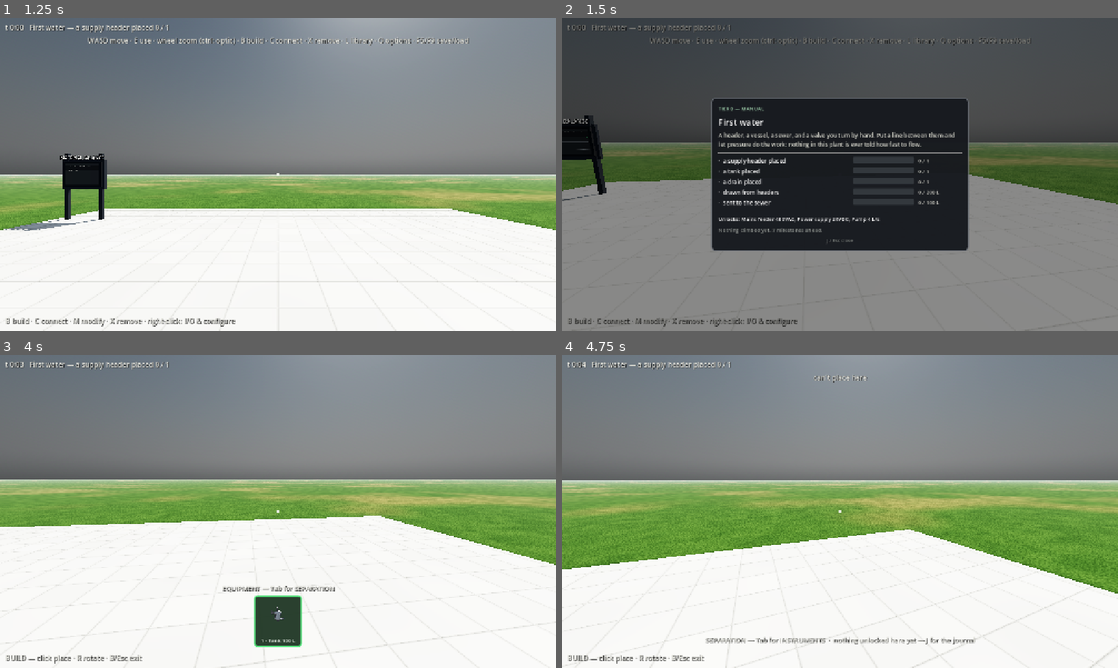
Above: before the commit, frames 1-4 (two rows, left to right).
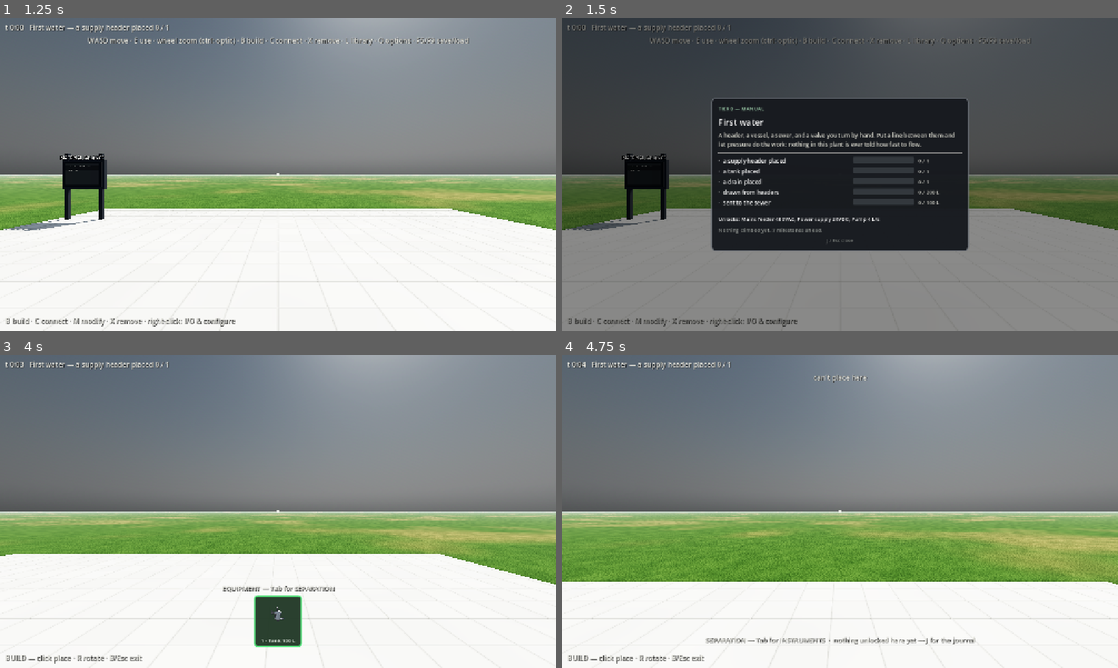
Above: after the commit, the same moments.

Repository: whharris917/flowstate
Game: Godot game, scene res://world/menu_probe.tscn
The game is run twice, just before and just after one commit, with the same random seed, the same clock (stepped at 60 frames per second) and the same inputs. This scene is started directly instead of the project's main scene. Sound files missing from this copy of the repository are replaced by a short silence.
Inputs (mouse positions are in pixels of both pictures, inside the frame that each line leads up to):
- Up to frame 1 (1.25 s): click "CAMPAIGN Bare ground and a la…" at 0.5 s
- Up to frame 2 (1.5 s): tap Enter at 1.25 s; move the mouse to (867, 174) at 1.27 s; hold W (move_forward) from 1.28 s (still down); hold J (journal) from 1.28 s (still down); click (867, 174) at 1.42 s
- Up to frame 3 (4 s): tap L (library) at 1.55, 3.8 s; release W (move_forward) at 2 s; release J (journal) at 2 s; tap Space at 2, 3.5 s; drag from (166, 527) to (250, 574) at 2.02 s; tap Enter at 2.75 s; move the mouse to (333, 442) at 2.77 s; press the mouse at (333, 442) at 2.78 s; hold D (move_right) 2.78-3.53 s; tap J (journal) at 3.05 s; move the mouse to (272, 517) at 3.52 s; release the mouse at (272, 517) at 3.53 s; hold W (move_forward) from 3.53 s (still down); tap B (build_mode) at 3.6 s; click (272, 517) at 3.67 s
- Up to frame 4 (4.75 s): keep holding W (move_forward); move the mouse to (878, 514) at 4.27 s; hold Tab (catalog_page) from 4.28 s (still down); click (878, 514) at 4.55 s

Frame 1 is identical in both runs. In frame 2, 12% of the frame differs, in the area x 0-100%, y 31-68%; in frame 3, 26%; in frame 4, 31%, in the area x 0-100%, y 0-100%.

Commit message:
Probes never capture the mouse
Every mouse capture goes through MouseMode.capture(); each probe sets
MouseMode.probe before it instantiates a world, so a test window no
longer takes the cursor while someone is working (director,
2026-09-12). Play is unchanged: the first-person look still captures
and panels still release.

Co-Authored-By: Claude Fable 5.1 <noreply@anthropic.com>

Diff:
--- a/game/player/build_controller.gd
+++ b/game/player/build_controller.gd
@@ -1030,7 +1030,7 @@
 		_edit_cam.queue_free()
 		_edit_cam = null
 		player.input_locked = false
-		Input.mouse_mode = Input.MOUSE_MODE_CAPTURED
+		MouseMode.capture()
 
 
 ## The ray under the pointer, from the edit camera: [origin, direction].
--- /dev/null
+++ b/game/player/mouse_mode.gd
@@ -0,0 +1,23 @@
+class_name MouseMode
+## The one place the mouse is captured. Play captures it for the
+## first-person look and releases it for panels; a probe never
+## captures it at all (director, 2026-09-12: a test window that grabs
+## the cursor while someone is working is a nuisance), so every probe
+## sets `probe = true` before it instantiates a world.
+
+static var probe := false
+
+
+static func capture() -> void:
+	Input.mouse_mode = Input.MOUSE_MODE_VISIBLE if probe else Input.MOUSE_MODE_CAPTURED
+
+
+static func release() -> void:
+	Input.mouse_mode = Input.MOUSE_MODE_VISIBLE
+
+
+static func set_captured(on: bool) -> void:
+	if on:
+		capture()
+	else:
+		release()
--- a/game/player/player.gd
+++ b/game/player/player.gd
@@ -50,7 +50,7 @@
 	# World (1) + interact volumes (4) + routed runs (8); connect mode
 	# adds port markers (2).
 	ray.collision_mask = 1 | 4 | 8
-	Input.mouse_mode = Input.MOUSE_MODE_CAPTURED
+	MouseMode.capture()
 	_build_body()
 	for i in range(1, 5):
 		_step_streams.append(load("res://audio/step_%d.wav" % i))
@@ -102,7 +102,7 @@
 	elif event is InputEventMouseButton and (event as InputEventMouseButton).pressed \
 			and (event as InputEventMouseButton).button_index == MOUSE_BUTTON_LEFT \
 			and Input.mouse_mode != Input.MOUSE_MODE_CAPTURED:
-		Input.mouse_mode = Input.MOUSE_MODE_CAPTURED
+		MouseMode.capture()
 	elif event.is_action_pressed("ui_cancel"):
 		Input.mouse_mode = Input.MOUSE_MODE_VISIBLE
 	elif event.is_action_pressed("interact"):
--- a/game/ui/cabinet_editor.gd
+++ b/game/ui/cabinet_editor.gd
@@ -136,7 +136,7 @@
 func close_panel() -> void:
 	visible = false
 	_plant = null
-	Input.mouse_mode = Input.MOUSE_MODE_CAPTURED
+	MouseMode.capture()
 
 
 func _unhandled_input(event: InputEvent) -> void:
--- a/game/ui/device_menu.gd
+++ b/game/ui/device_menu.gd
@@ -240,7 +240,7 @@
 	visible = false
 	_plant = null
 	_note.add_theme_color_override("font_color", Color(0.75, 0.75, 0.72))
-	Input.mouse_mode = Input.MOUSE_MODE_CAPTURED
+	MouseMode.capture()
 
 
 func _unhandled_input(event: InputEvent) -> void:
--- a/game/ui/ladder_panel.gd
+++ b/game/ui/ladder_panel.gd
@@ -108,7 +108,7 @@
 	if plant != null and plant.cabinet_editor != null:
 		plant.cabinet_editor.open(plant, cab)
 	else:
-		Input.mouse_mode = Input.MOUSE_MODE_CAPTURED
+		MouseMode.capture()
 
 
 func _unhandled_input(event: InputEvent) -> void:
--- a/game/ui/library_panel.gd
+++ b/game/ui/library_panel.gd
@@ -89,7 +89,7 @@
 	var world := get_tree().current_scene as WorldBase
 	if world != null and world.player != null:
 		world.player.input_locked = false
-		Input.mouse_mode = Input.MOUSE_MODE_CAPTURED
+		MouseMode.capture()
 
 
 func _unhandled_input(event: InputEvent) -> void:
--- a/game/ui/run_config.gd
+++ b/game/ui/run_config.gd
@@ -148,7 +148,7 @@
 
 func close() -> void:
 	visible = false
-	Input.mouse_mode = Input.MOUSE_MODE_CAPTURED
+	MouseMode.capture()
 
 
 func _unhandled_input(event: InputEvent) -> void:
--- a/game/world/cabinet_probe.gd
+++ b/game/world/cabinet_probe.gd
@@ -8,6 +8,7 @@
 
 
 func _ready() -> void:
+	MouseMode.probe = true
 	var world: Node = (load("res://world/sandbox.tscn") as PackedScene).instantiate()
 	add_child(world)
 	_run(world)
--- a/game/world/campaign_probe.gd
+++ b/game/world/campaign_probe.gd
@@ -5,6 +5,7 @@
 
 
 func _ready() -> void:
+	MouseMode.probe = true
 	var world: Node = (load("res://world/campaign.tscn") as PackedScene).instantiate()
 	add_child(world)
 	_run()
--- a/game/world/hud_probe.gd
+++ b/game/world/hud_probe.gd
@@ -6,6 +6,7 @@
 
 
 func _ready() -> void:
+	MouseMode.probe = true
 	var world: Node = (load("res://world/sandbox.tscn") as PackedScene).instantiate()
 	add_child(world)
 	_run()
--- a/game/world/library_probe.gd
+++ b/game/world/library_probe.gd
@@ -7,6 +7,7 @@
 
 
 func _ready() -> void:
+	MouseMode.probe = true
 	var world: Node = (load("res://world/sandbox.tscn") as PackedScene).instantiate()
 	add_child(world)
 	_run(world)
--- a/game/world/menu_probe.gd
+++ b/game/world/menu_probe.gd
@@ -4,6 +4,7 @@
 
 
 func _ready() -> void:
+	MouseMode.probe = true
 	add_child((load("res://world/menu.tscn") as PackedScene).instantiate())
 	_run()
 
--- a/game/world/showcase_probe.gd
+++ b/game/world/showcase_probe.gd
@@ -6,6 +6,7 @@
 
 
 func _ready() -> void:
+	MouseMode.probe = true
 	var world: Node = (load("res://world/sandbox.tscn") as PackedScene).instantiate()
 	add_child(world)
 	_run(world)
--- a/game/world/support_probe.gd
+++ b/game/world/support_probe.gd
@@ -6,6 +6,7 @@
 
 
 func _ready() -> void:
+	MouseMode.probe = true
 	var world: Node = (load("res://world/sandbox.tscn") as PackedScene).instantiate()
 	add_child(world)
 	_run(world)
--- a/game/world/world_base.gd
+++ b/game/world/world_base.gd
@@ -222,20 +222,17 @@
 		# The panel owns the screen while it is up: free the mouse so the
 		# page can be read, and stop the player walking off behind it.
 		player.input_locked = library.visible
-		Input.mouse_mode = Input.MOUSE_MODE_VISIBLE if library.visible \
-			else Input.MOUSE_MODE_CAPTURED
+		MouseMode.set_captured(not library.visible)
 	elif event.is_action_pressed("journal") and campaign != null:
 		journal.toggle()
 		if journal.visible:
 			journal.refresh(campaign, plant)
 		player.input_locked = journal.visible
-		Input.mouse_mode = Input.MOUSE_MODE_VISIBLE if journal.visible \
-			else Input.MOUSE_MODE_CAPTURED
+		MouseMode.set_captured(not journal.visible)
 	elif event.is_action_pressed("options"):
 		settings.toggle()
 		player.input_locked = settings.visible
-		Input.mouse_mode = Input.MOUSE_MODE_VISIBLE if settings.visible \
-			else Input.MOUSE_MODE_CAPTURED
+		MouseMode.set_captured(not settings.visible)
 	elif event.is_action_pressed("quicksave"):
 		hud.toast("saved" if plant.save_game() else "save FAILED")
 	elif event.is_action_pressed("quickload"):
Not shown, added: game/player/mouse_mode.gd.uid
Not shown, added: game/world/tile_floor.gdshader.uid
Not shown, changed: CLAUDE.md
